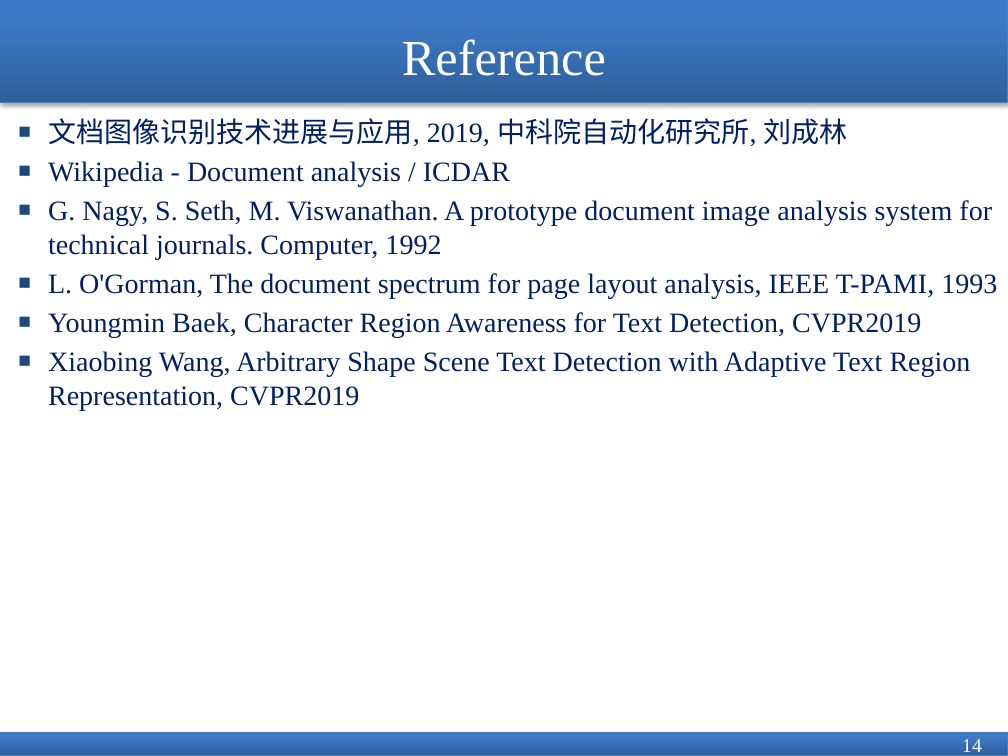
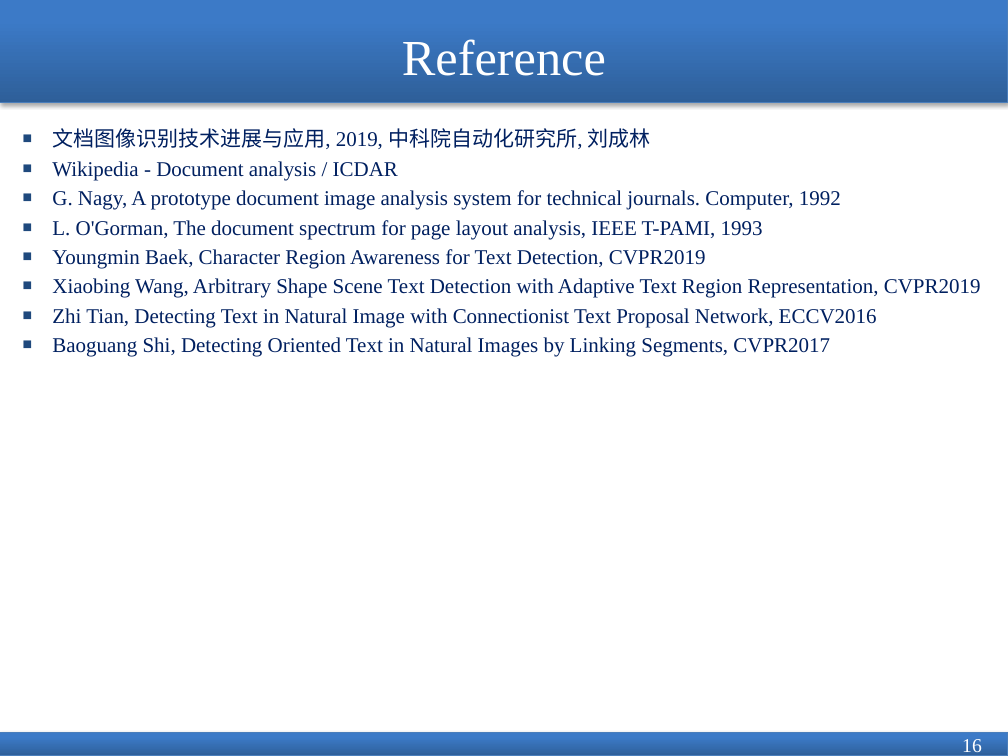
Before and after one commit to jiangshibiao/Paper-Learning, a slide deck: slide 16 of Document Analysis.pptx (slide 14 before the commit). Drawn at 1008x756 pixels with LibreOffice and Linux fonts; fonts in the diff are those of the drawing. Boxes give left, top, right and bottom in pixels: in the first picture for what was removed or moved away, otherwise in the second. Text is boxed around its words. In the diff, an @@ line names an element or a change of style, - is before the commit and + after.

```diff
--- a/Document Analysis.pptx
+++ b/Document Analysis.pptx
@@ text "文档图像识别技术进展与应用, 2019, 中科院自动化研究所, 刘成林": place and size @@
-text "文档图像识别技术进展与应用, 2019, 中科院自动化研究所, 刘成林" at [48,118,997,410]
+text "文档图像识别技术进展与应用, 2019, 中科院自动化研究所, 刘成林" at [52,128,981,357]
@@ text at [52,128,981,298]: size 20 to 15 pt in "文档图像识别技术进展与应用, 2019, 中科院自动化研究所, 刘成林", "Wikipedia - Document analysis / ICDAR", "L. O'Gorman, The document spectrum for page ...", "Youngmin Baek, Character Region Awareness for Text ..." and 1 more places; less space between paragraphs @@
@@ text at [52,190,841,210]: text changed; size 20 to 15 pt @@
-■ G. Nagy, S. Seth, M. Viswanathan. A prototype document image analysis system for technical journals. Computer, 1992
+■ G. Nagy, A prototype document image analysis system for technical journals. Computer, 1992
@@ text at [52,308,877,357]: paragraphs added @@
+■ Zhi Tian, Detecting Text in Natural Image with Connectionist Text Proposal Network, ECCV2016
+■ Baoguang Shi, Detecting Oriented Text in Natural Images by Linking Segments, CVPR2017
@@ page number at [962,739,982,752]: text changed @@
-14
+16
```
Also in this commit, not shown: 2 slides added, 3 other files.
